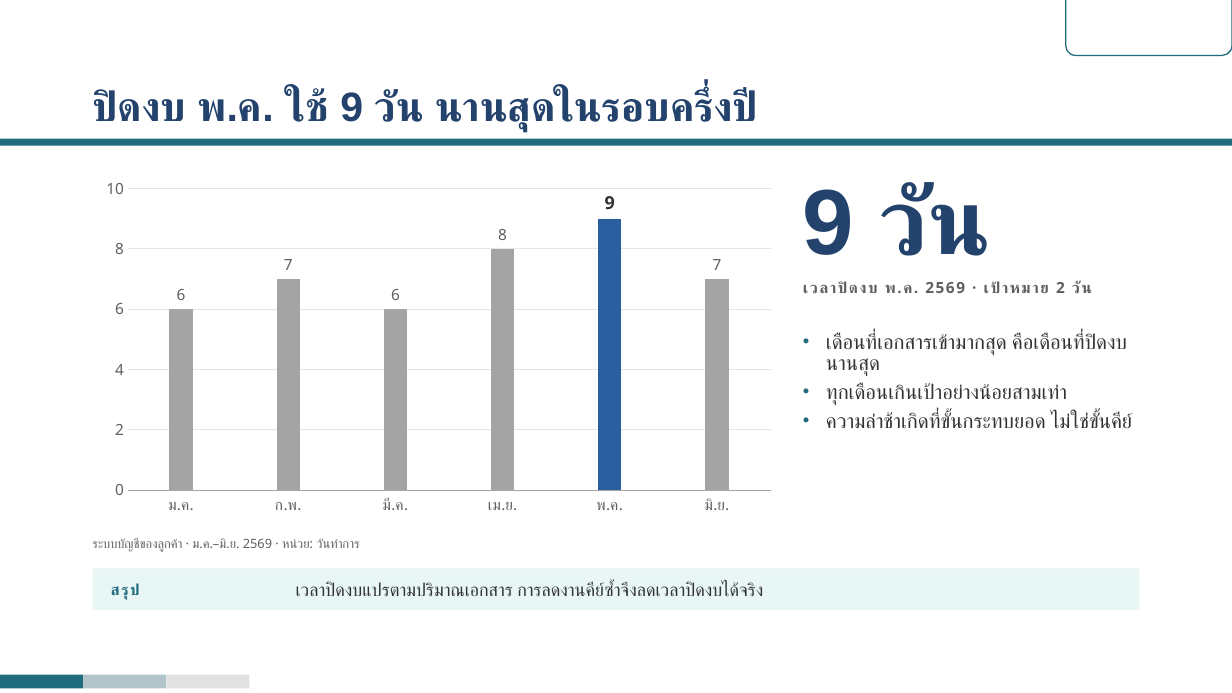
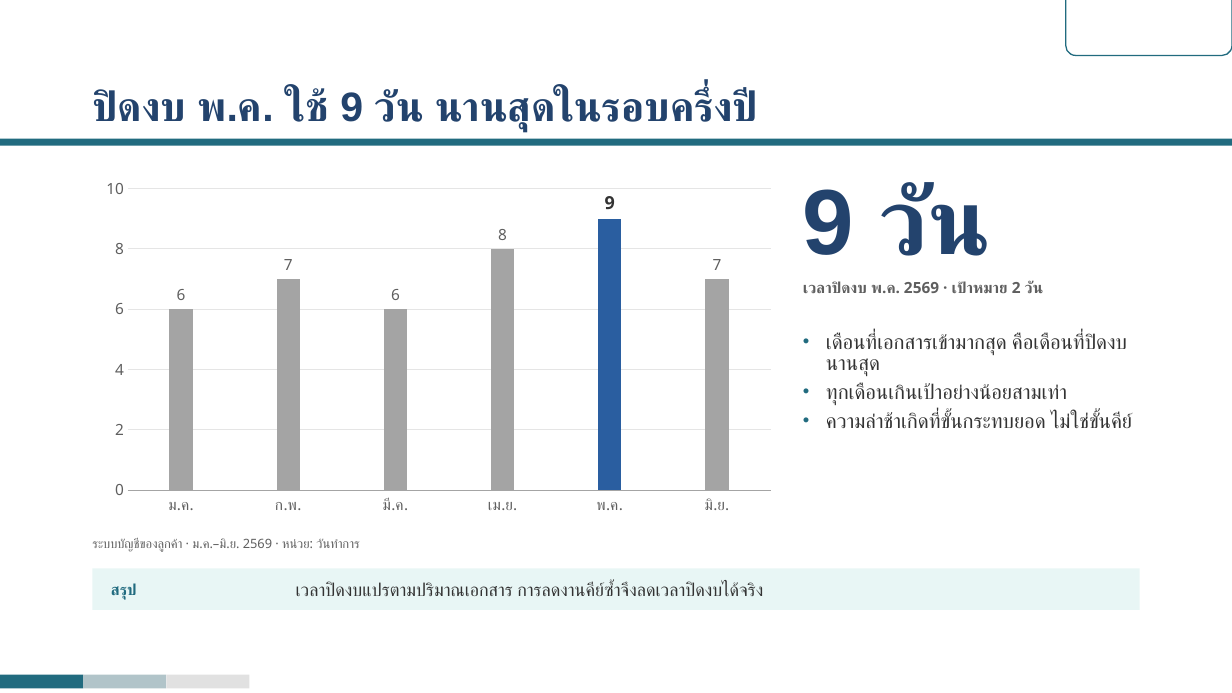
Before and after one commit to rofthanakrit-maker/nct-design-system, a slide deck: slide 6 of NCT-Slide-Template-Corp-Demo.pptx. Drawn at 1232x693 pixels with LibreOffice and Linux fonts; fonts in the diff are those of the drawing; background and template pictures are left out. Boxes give left, top, right and bottom in pixels: in the first picture for what was removed or moved away, otherwise in the second. Text is boxed around its words. In the diff, an @@ line names an element or a change of style, - is before the commit and + after.

```diff
--- a/NCT-Slide-Template-Corp-Demo.pptx
+++ b/NCT-Slide-Template-Corp-Demo.pptx
@@ text "เวลาปิดงบ พ.ค. 2569 · เป้าหมาย ..." at bbox=[803, 281, 1043, 293]: letter spacing 1.2 to 0 pt @@
@@ text "สรุป" at bbox=[111, 583, 137, 599]: letter spacing 1.2 to 0 pt @@
```
Also in this commit, not shown: 18 other slides changed, 48 other files.
